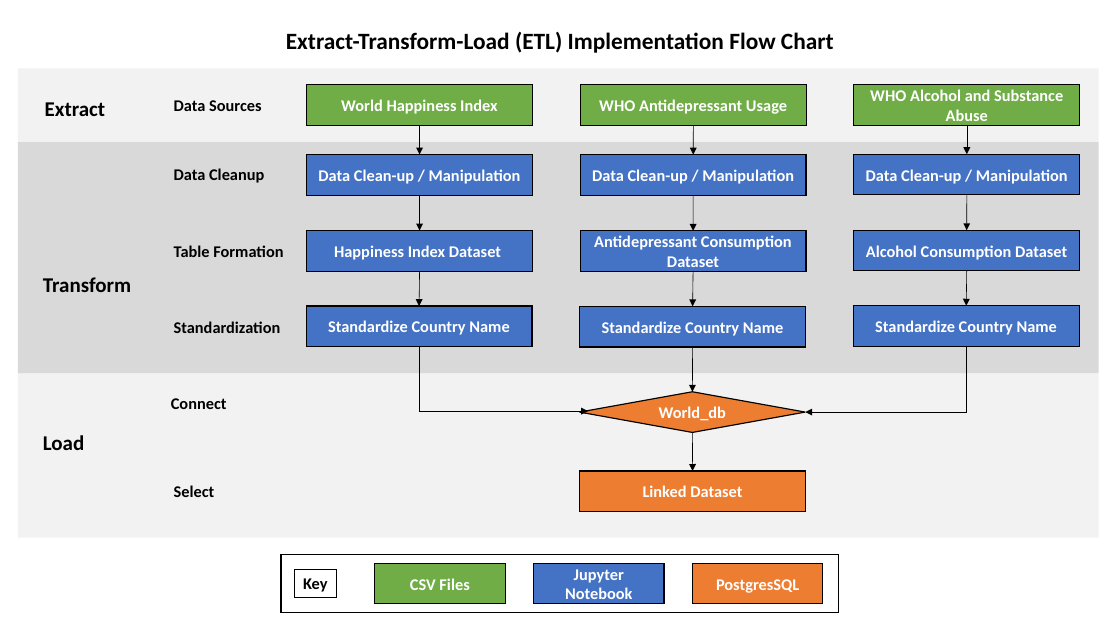
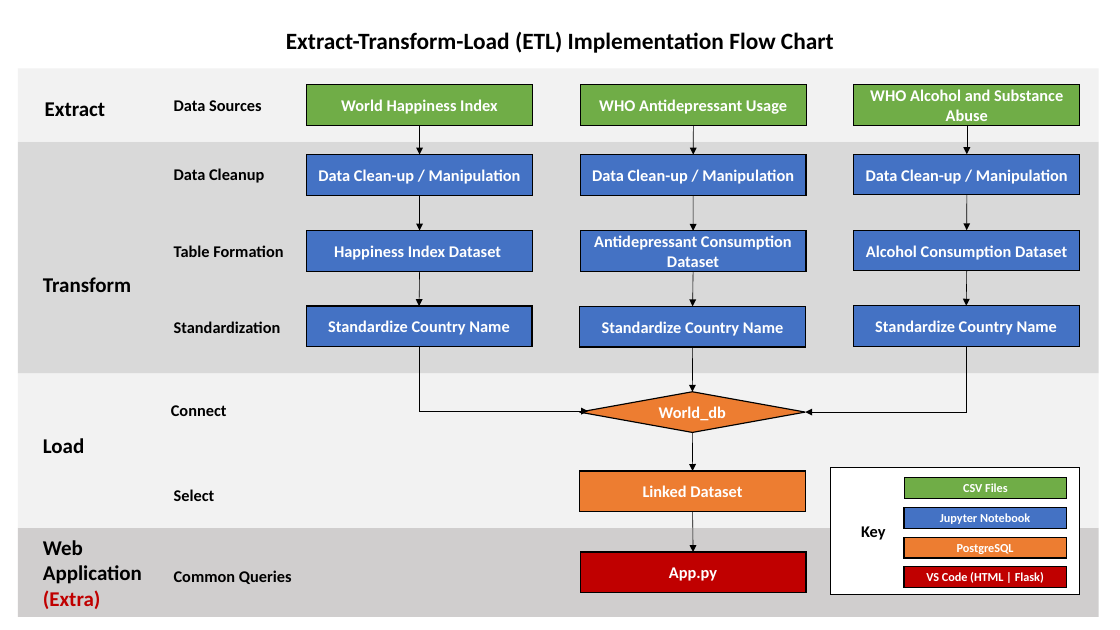
Before and after one commit to DanZanoria/ETL-Project, a slide deck: slide 1 of slides/etl-flowchart.pptx. Drawn at 1120x630 pixels with LibreOffice and Linux fonts; fonts in the diff are those of the drawing. Boxes give left, top, right and bottom in pixels: in the first picture for what was removed or moved away, otherwise in the second. Text is boxed around its words. In the diff, an @@ line names an element or a change of style, - is before the commit and + after.

```diff
--- a/slides/etl-flowchart.pptx
+++ b/slides/etl-flowchart.pptx
@@ rectangle: place and size @@
-rectangle at box(18, 373, 1098, 538)
+rectangle at box(18, 373, 1098, 528)
@@ text "Connect": place and size @@
-text "Connect" at box(171, 398, 227, 409)
+text "Connect" at box(171, 405, 227, 416)
@@ rectangle: place and size @@
-rectangle at box(281, 555, 839, 613)
+rectangle at box(831, 467, 1080, 594)
@@ rectangle "CSV Files" at box(905, 477, 1067, 498): size 14 to 10.5 pt @@
@@ rectangle "CSV Files": place and size @@
-rectangle "CSV Files" at box(375, 563, 505, 603)
+rectangle "CSV Files" at box(905, 477, 1067, 498)
@@ text "Select": place and size @@
-text "Select" at box(174, 485, 215, 497)
+text "Select" at box(174, 489, 215, 501)
@@ rectangle "Jupyter Notebook": place and size @@
-rectangle "Jupyter Notebook" at box(534, 563, 664, 603)
+rectangle "Jupyter Notebook" at box(904, 507, 1066, 528)
@@ rectangle "Jupyter Notebook" at box(904, 507, 1066, 528): size 14 to 10.5 pt @@
@@ rectangle added at box(18, 528, 1098, 617), fill #D0CECE @@
@@ arrow added from (693, 512) to (693, 552), #000000 0.5 pt @@
@@ text "Key": place and size @@
-text "Key" at box(295, 570, 336, 598)
+text "Key" at box(861, 526, 885, 540)
@@ text "Key" at box(861, 526, 885, 540): outline #000000 0.75 pt to none @@
@@ rectangle added at box(904, 538, 1066, 559), fill #ED7D31, outline #000000 1 pt, 10.5 pt, text #FFFFFF, bold @@
+PostgreSQL
@@ text added at box(43, 540, 142, 609), 18 pt, text #000000, bold @@
+Web
+Application
+(Extra)
@@ rectangle added at box(581, 552, 807, 592), fill #C00000, outline #000000 1 pt, 14 pt, text #FFFFFF, bold @@
+App.py
@@ rectangle removed at box(692, 563, 823, 603) @@
-PostgresSQL
@@ rectangle added at box(904, 566, 1066, 587), fill #C00000, outline #000000 1 pt, 10.5 pt, text #FFFFFF, bold @@
+VS Code (HTML | Flask)
@@ text added at box(174, 570, 292, 584), 14 pt, text #000000, bold @@
+Common Queries
```
Also in this commit, not shown: 1 slide removed.
